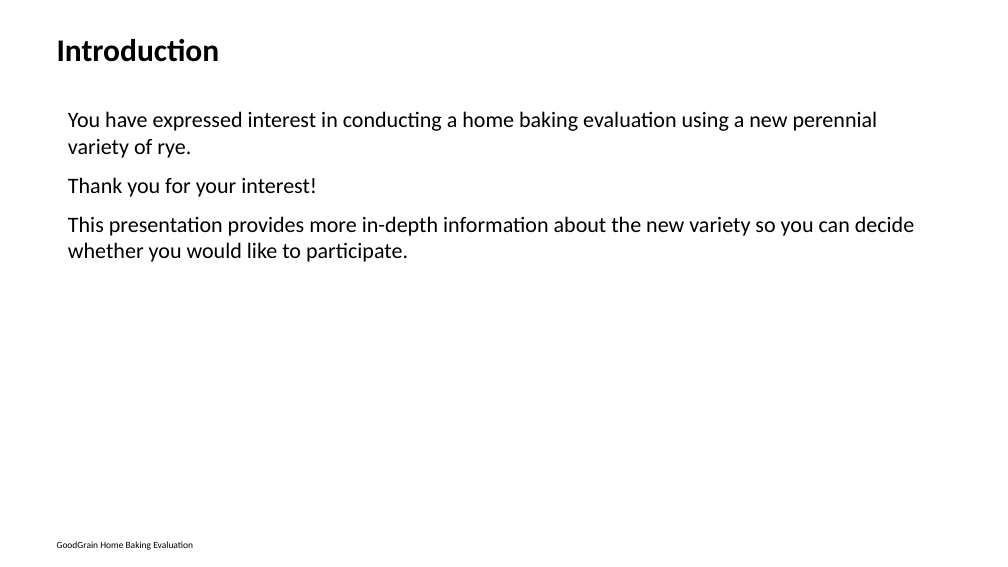
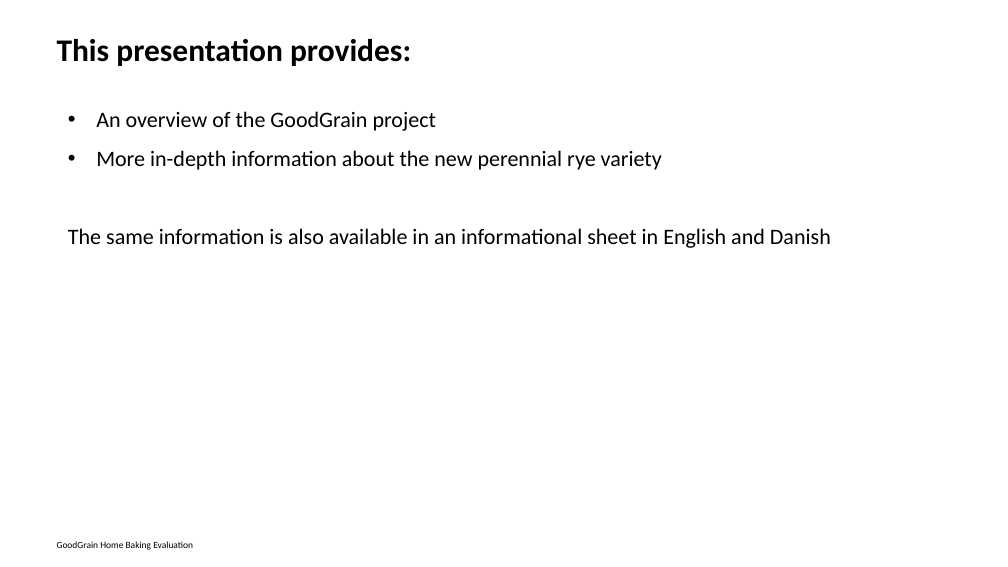
Before and after one commit to vanichols/GoodGrain, a slide deck: slide 2 of documents/informational sheet power point.pptx (slide 3 before the commit). Drawn at 1008x567 pixels with LibreOffice and Linux fonts; fonts in the diff are those of the drawing. Boxes give left, top, right and bottom in pixels: in the first picture for what was removed or moved away, otherwise in the second. Text is boxed around its words. In the diff, an @@ line names an element or a change of style, - is before the commit and + after.

```diff
--- a/documents/informational sheet power point.pptx
+++ b/documents/informational sheet power point.pptx
@@ text removed at (57, 39, 220, 62) @@
-Introduction
@@ text added at (57, 39, 411, 66), 30 pt, text #000000, bold @@
+This presentation provides:
@@ text at (68, 111, 831, 248): text changed @@
-You have expressed interest in conducting a home baking evaluation using a new perennial variety of rye.
-Thank you for your interest!
-This presentation provides more in-depth information about the new variety so you can decide whether you would like to participate.
+• An overview of the GoodGrain project
+• More in-depth information about the new perennial rye variety
+The same information is also available in an informational sheet in English and Danish
```
Also in this commit, not shown: 14 other slides changed, 7 slides added, 1 slide removed, 4 other files.
